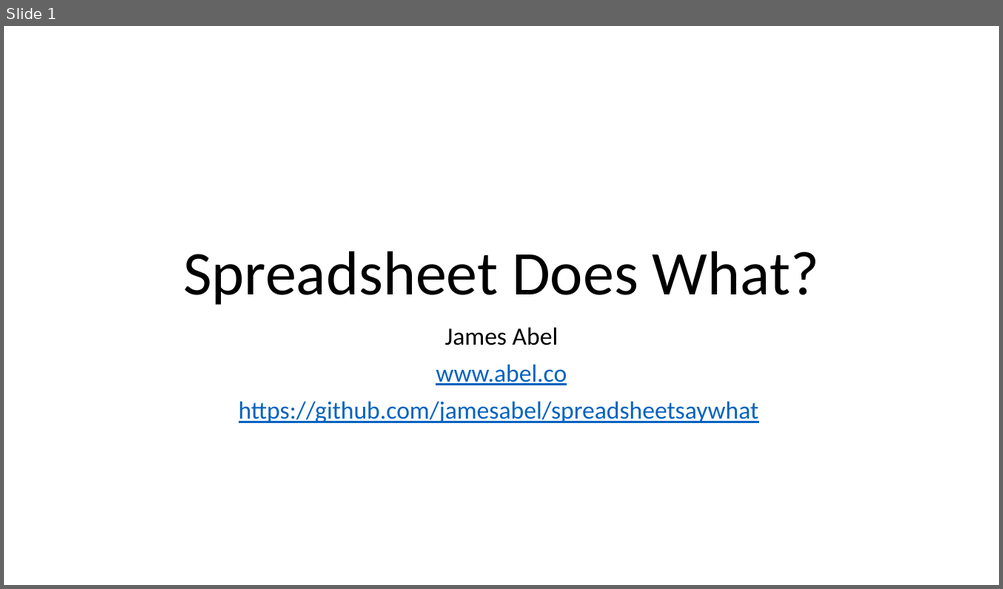
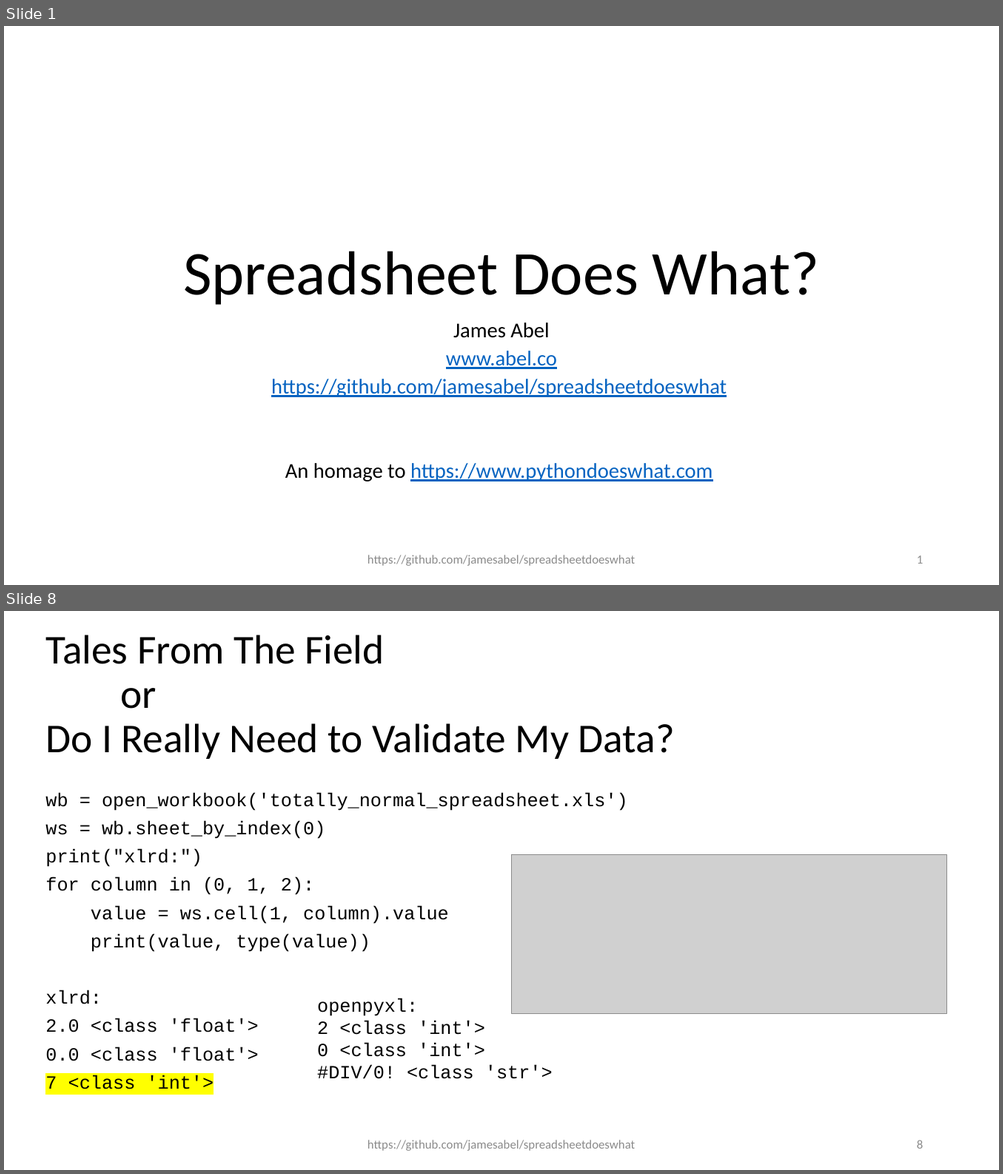
Before and after one commit to jamesabel/spreadsheetdoeswhat, a slide deck: SF Python SpreadsheetDoesWhat.pptx. Shown one above the other, each under a label of ours: slide 1 before the commit, slides 1 and 8 after it; the slides between them are not shown. The pictures are 1003x589 and 1003x1174 pixels, drawn with LibreOffice and Linux fonts; fonts in the diff are those of the drawing; grey boxes stand for pictures. Boxes give left, top, right and bottom in pixels: in the first picture for what was removed or moved away, otherwise in the second. Text is boxed around its words. In the diff, an @@ line names an element or a change of style, - is before the commit and + after.

```diff
--- a/SF Python SpreadsheetDoesWhat.pptx
+++ b/SF Python SpreadsheetDoesWhat.pptx
@@ slide 8 added at [4,611,999,1170], background #FFFFFF @@
@@ title added at [45,635,674,759], 39.6 pt, text #000000 @@
+Tales From The Field
+or
+Do I Really Need to Validate My Data?
@@ text added at [45,792,628,1095], 18 pt, text #000000 @@
+wb = open_workbook('totally_normal_spreadsheet.xls')
+ws = wb.sheet_by_index(0)
+print("xlrd:")
+for column in (0, 1, 2):
+value = ws.cell(1, column).value
+print(value, type(value))
+xlrd:
+2.0 <class 'float'>
+0.0 <class 'float'>
+7 <class 'int'>
@@ picture added at [512,855,946,1014] @@
@@ text added at [317,998,552,1079], 18 pt, text #000000 @@
+openpyxl:
+2 <class 'int'>
+0 <class 'int'>
+#DIV/0! <class 'str'>
@@ text added at [367,1140,634,1151], 12 pt, text #8C8C8C @@
+https://github.com/jamesabel/spreadsheetdoeswhat
@@ page number added at [916,1140,922,1149], 12 pt, text #8C8C8C @@
+8
@@ slide 1 changed as well @@
@@ subtitle at [446,323,557,369]: size 24 to 20.4 pt in "James Abel", "www.abel.co"; line spacing 0.9 to 0.7 @@
@@ subtitle at [271,379,726,482]: text changed; size 24 to 20.4 pt @@
-https://github.com/jamesabel/spreadsheetsaywhat
+https://github.com/jamesabel/spreadsheetdoeswhat
+An homage to https://www.pythondoeswhat.com
@@ text added at [367,555,634,566], 12 pt, text #8C8C8C @@
+https://github.com/jamesabel/spreadsheetdoeswhat
@@ page number added at [916,556,922,564], 12 pt, text #8C8C8C @@
+1
```
Also in this commit, not shown: 10 other slides added, 5 other files.
